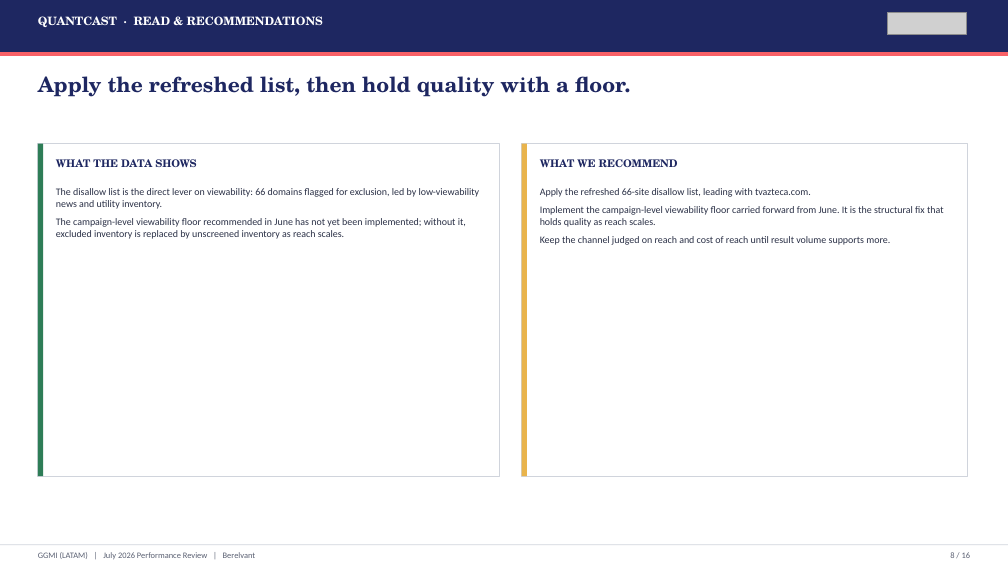
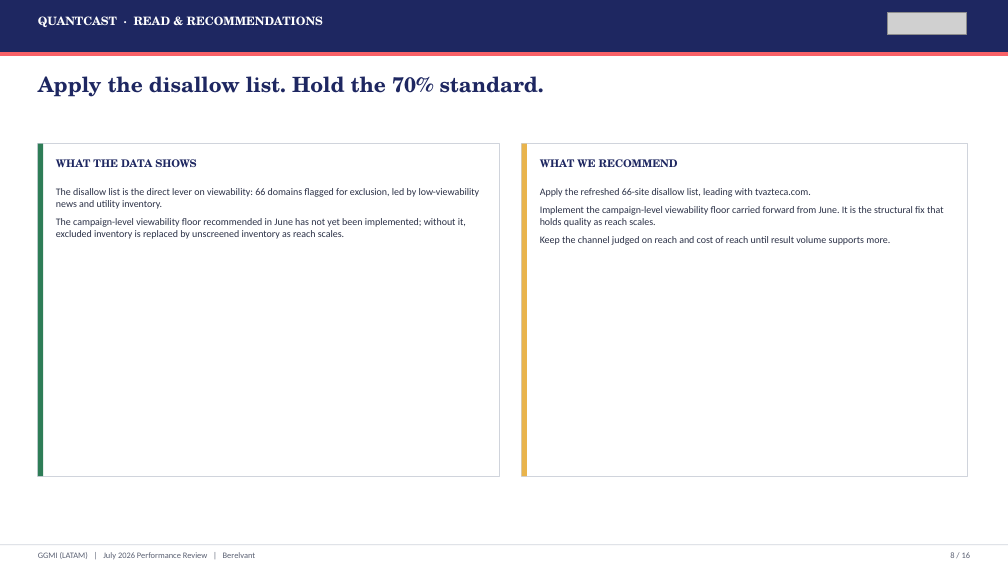
Before and after one commit to hablapro/brlvnt-reporting-hub, a slide deck: slide 8 of reports/forex/ggmi/2026-07/output/GGMI_LATAM_July_2026_Performance_Review.pptx. Drawn at 1008x567 pixels with LibreOffice and Linux fonts; fonts in the diff are those of the drawing; grey boxes stand for pictures. Boxes give left, top, right and bottom in pixels: in the first picture for what was removed or moved away, otherwise in the second. Text is boxed around its words. In the diff, an @@ line names an element or a change of style, - is before the commit and + after.

```diff
--- a/reports/forex/ggmi/2026-07/output/GGMI_LATAM_July_2026_Performance_Review.pptx
+++ b/reports/forex/ggmi/2026-07/output/GGMI_LATAM_July_2026_Performance_Review.pptx
@@ text at (38, 76, 544, 97): text changed @@
-Apply the refreshed list, then hold quality with a floor.
+Apply the disallow list. Hold the 70% standard.
```
Also in this commit, not shown: 10 other slides changed, 3 other files.
